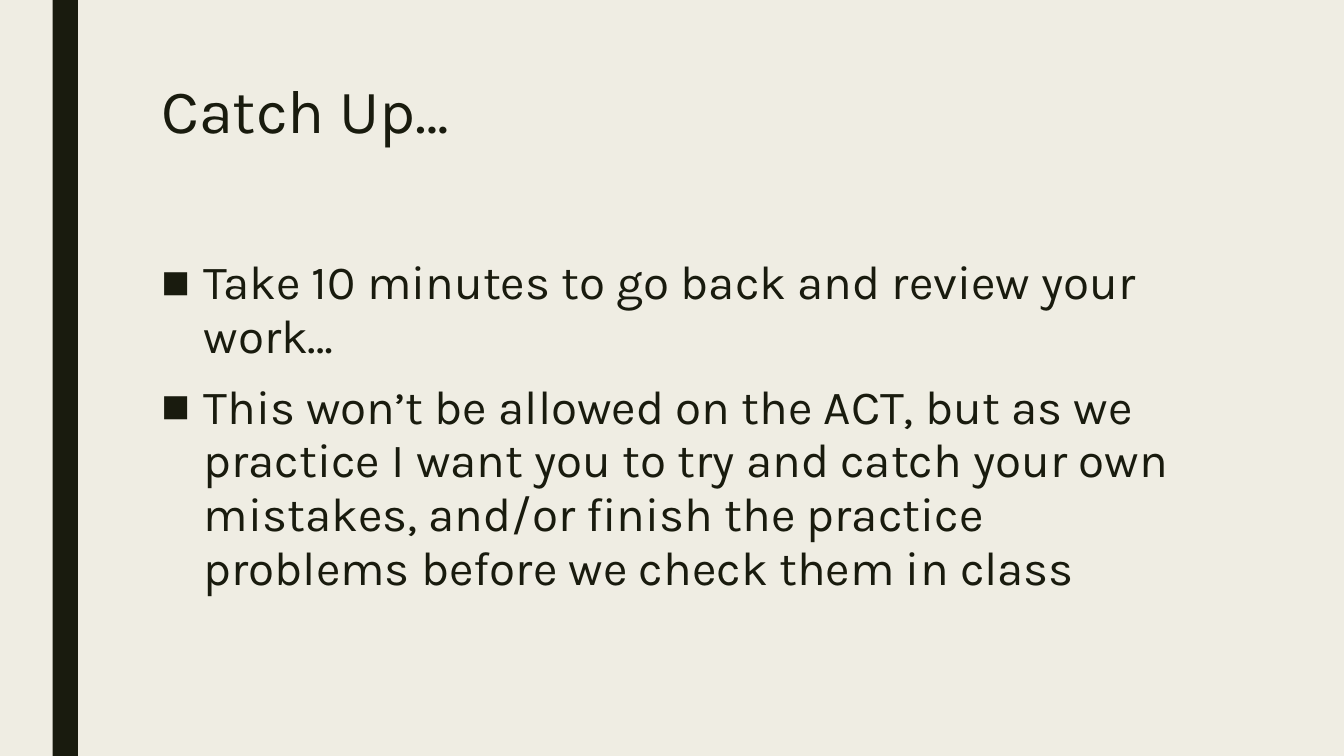
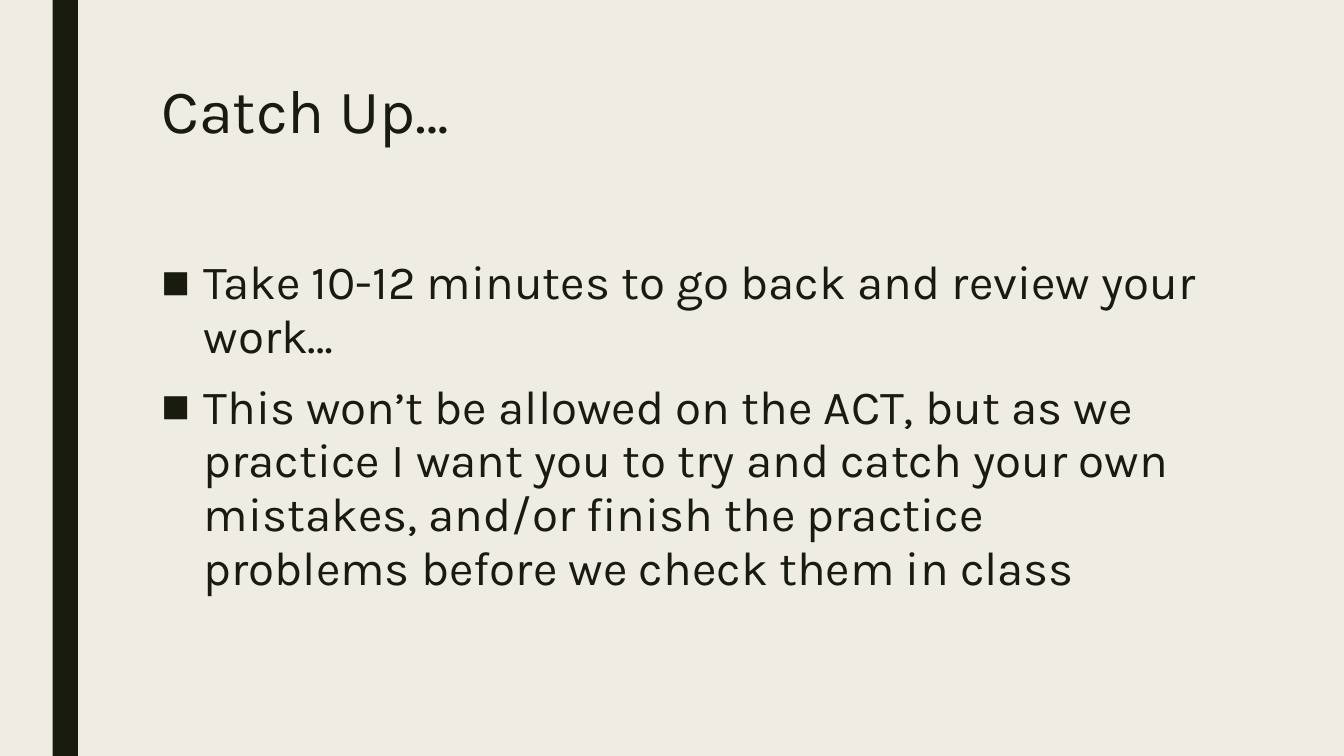
Before and after one commit to codecuddy/algebra_3-4, a slide deck: slide 12 of _PowerPoints/2nd Semester/Unit 7 ACT/Algebra4_Day_063 ACT Abbreviated Test.pptx (slide 10 before the commit). Drawn at 1344x756 pixels with LibreOffice and Linux fonts; fonts in the diff are those of the drawing. Boxes give left, top, right and bottom in pixels: in the first picture for what was removed or moved away, otherwise in the second. Text is boxed around its words. In the diff, an @@ line names an element or a change of style, - is before the commit and + after.

```diff
--- a/_PowerPoints/2nd Semester/Unit 7 ACT/Algebra4_Day_063 ACT Abbreviated Test.pptx
+++ b/_PowerPoints/2nd Semester/Unit 7 ACT/Algebra4_Day_063 ACT Abbreviated Test.pptx
@@ text at (x1=204, y1=266, x2=1196, y2=354): text changed @@
-■ Take 10 minutes to go back and review your work…
+■ Take 10-12 minutes to go back and review your work…
```
Also in this commit, not shown: 5 other slides changed, 2 slides added, 1 other file.
